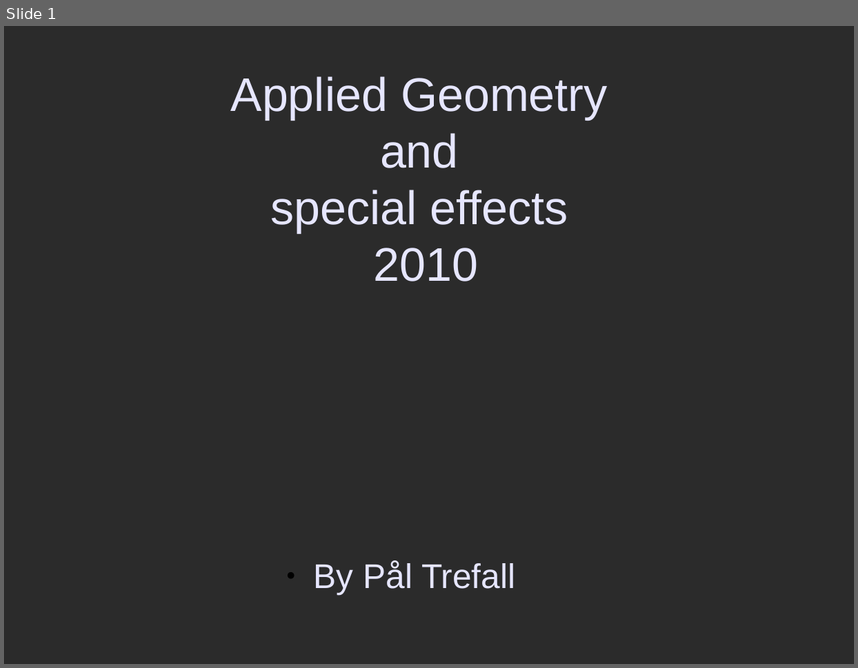
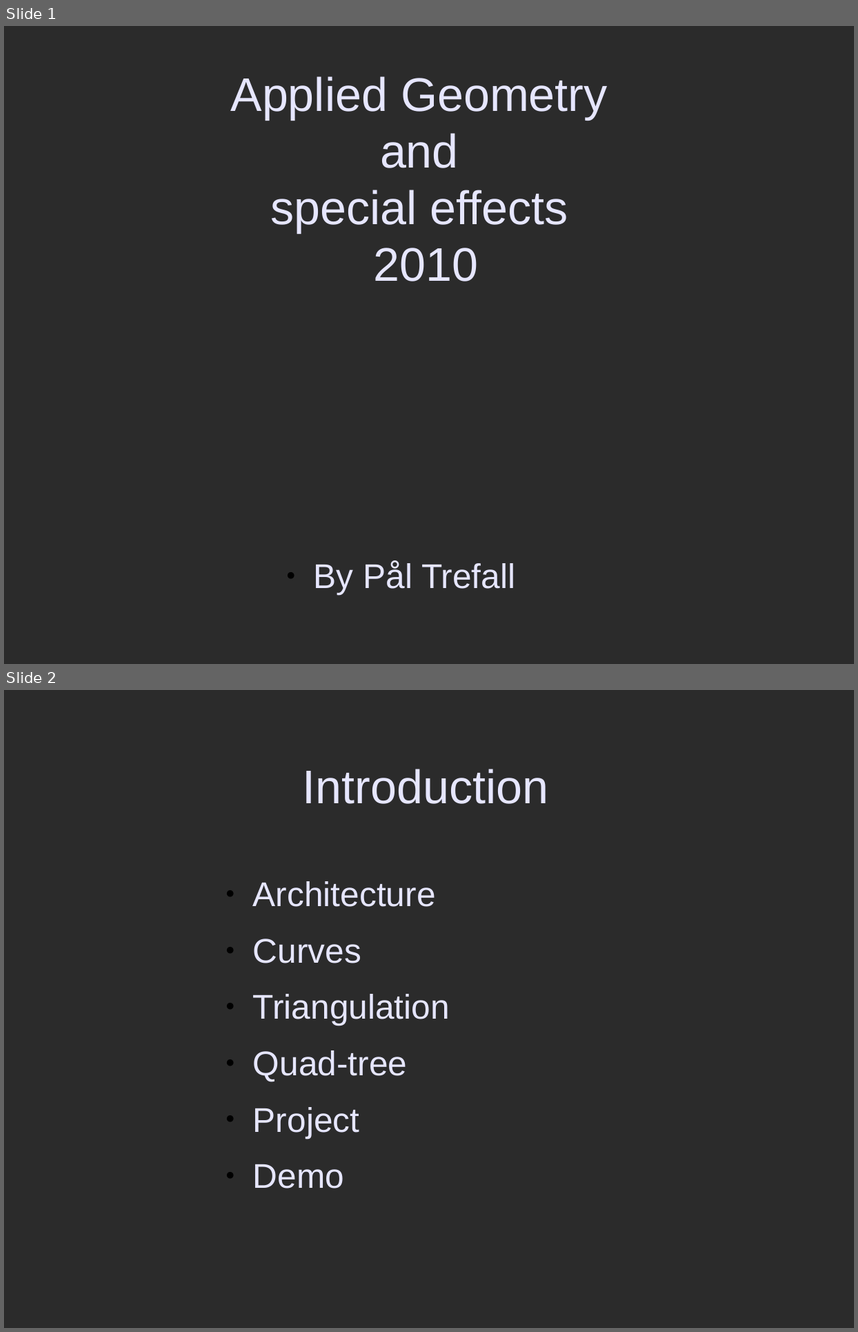
Before and after one commit to ptrefall/geomod2specialeffects, a slide deck: geomod2_presentation.odp. Shown one above the other, each under a label of ours: slide 1 before the commit, slides 1 and 2 after it. The pictures are 858x668 and 858x1332 pixels, drawn with LibreOffice and Linux fonts; fonts in the diff are those of the drawing; background and template pictures are left out; a plain dark background stands for a picture behind light text. Boxes give left, top, right and bottom in pixels: in the first picture for what was removed or moved away, otherwise in the second. Text is boxed around its words. In the diff, an @@ line names an element or a change of style, - is before the commit and + after.

```diff
--- a/geomod2_presentation.odp
+++ b/geomod2_presentation.odp
@@ slide 2 added at [4, 690, 854, 1328], background picture (left out) @@
@@ title added at [303, 769, 549, 804], 44 pt, text #E6E6FF @@
+Introduction
@@ text added at [253, 881, 450, 1188], 32 pt, text #E6E6FF @@
+● Architecture
+● Curves
+● Triangulation
+● Quad-tree
+● Project
+● Demo
```
Also in this commit, not shown: 2 slides changed, 3 other files.
